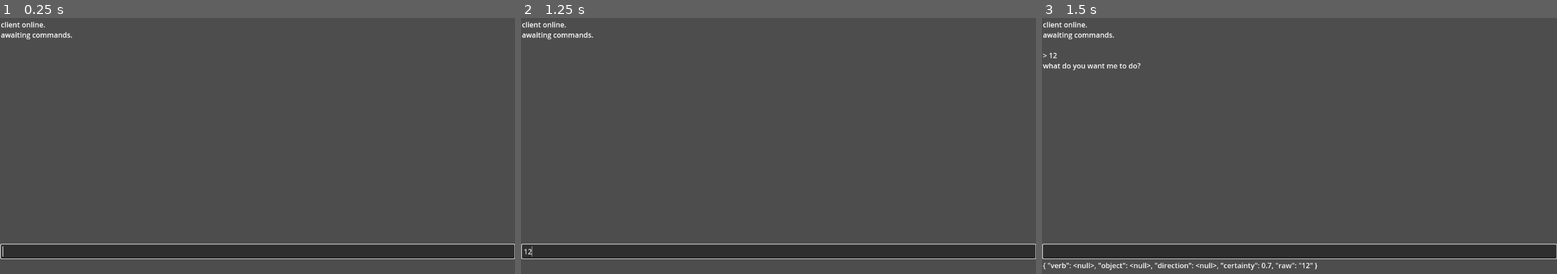
Above: before the commit, frames 1-3 (left to right).
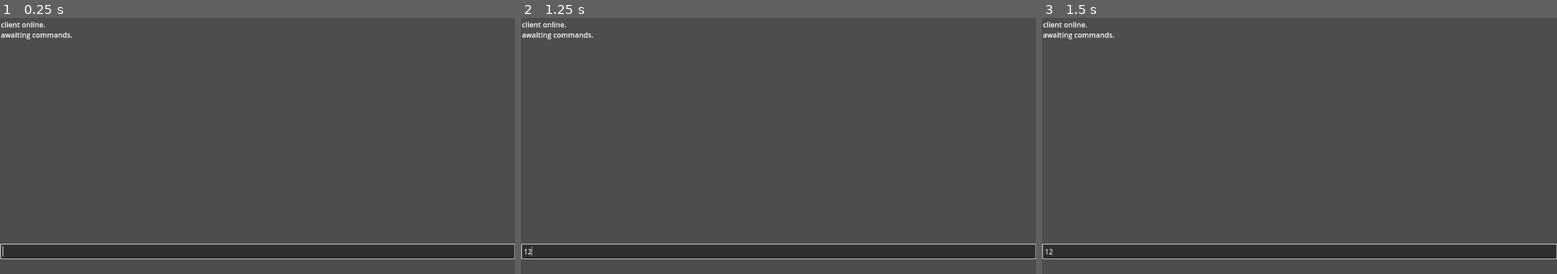
Above: after the commit, the same moments.

Repository: 11bunno11/escort-gam
Game: Godot game, scene res://control.tscn
Same seed, same stepped clock (60 frames per second), same inputs: the game is played once before the commit and once after it.
Inputs (mouse positions are in pixels of both pictures, inside the frame that each line leads up to):
- Up to frame 1 (0.25 s): no input
- Up to frame 2 (1.25 s): click (778, 250) at 0.52 s; type "12" at 0.6 s
- Up to frame 3 (1.5 s): tap Enter at 1.25 s; hold Right from 1.28 s (still down); tap Alt at 1.35 s

Frames 1-2 are identical in both runs. In frame 3, 0.7% of the frame differs, in the area x 0-54%, y 13-99%.
Error after the commit: Invalid call. Nonexistent function 'has' in base 'String'. (res://main.gd:55)

Commit message:
adding a thing that enables messages to be fragmented but still be aple to intrepret

Diff:
--- a/main.gd
+++ b/main.gd
@@ -42,22 +42,33 @@
 	astronaut_text.text = "client online.\nawaiting commands.\n"
 	input_line.grab_focus()
 
+var input_buffer = " "
+var pending_command = " "
+
 func _on_input_line_text_submitted(text):
 	if text.strip_edges() == "":
 		return
-	var input_buffer = " "
-	var pending_command = " "
+
 	input_buffer += " " + text.strip_edges()
 	var parsed = parse_input(input_buffer)
 
-	var result = parse_input(text)
+	if pending_command.has ("verb") == false and parsed.verb !=null:
+		pending_command.verb =parsed.verb
+	if pending_command.has ("object") == false and parsed.object !=null:
+		pending_command.object =parsed.object
+	if pending_command.has ("direction") == false and parsed.direction !=null:
+		pending_command.direction = parsed.direction
 
+	pending_command.certainty = parsed.certainty
 
-	astronaut_text.text += "\n> " + text
-	astronaut_text.text += "\n" + astronaut_response(result) + "\n"
+	astronaut_text.append_text("\n>" + text)
+	astronaut_text.append_text("\n" + astronaut_response(pending_command) + "\n")
+	debug_label.text = str(pending_command)
+	input_line.clear()
 
-	debug_label.text = str(result)
-	input_line.clear()
+	if pending_command.verb !=null and (pending_command.object !=null or pending_command.direction !=null):
+		input_buffer = ""
+		pending_command = {}
 
 func parse_input(text: String) -> Dictionary:
 	var clean = text.to_lower().replace("?", " ").replace("!", "").replace(",","")
